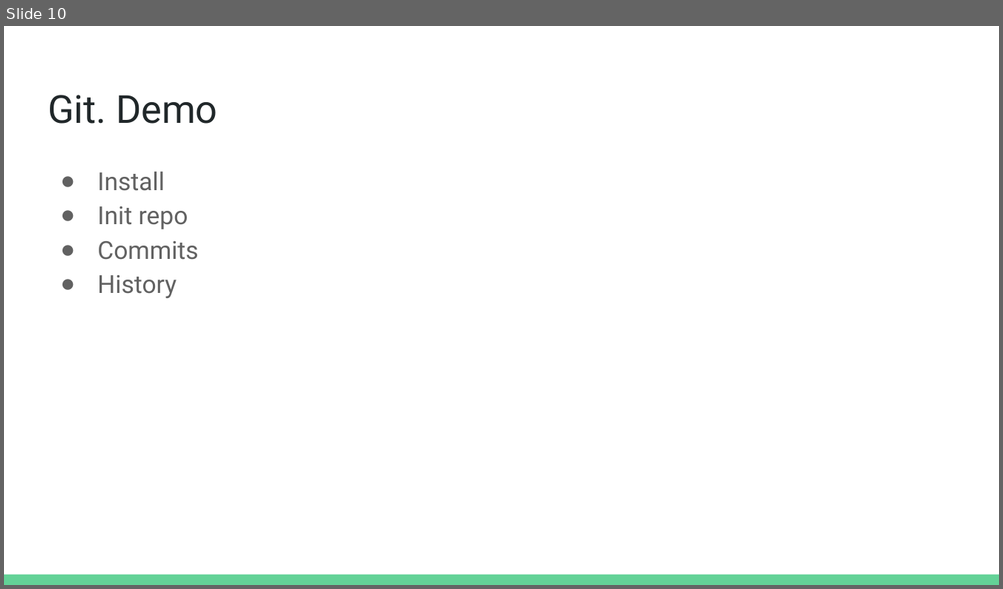
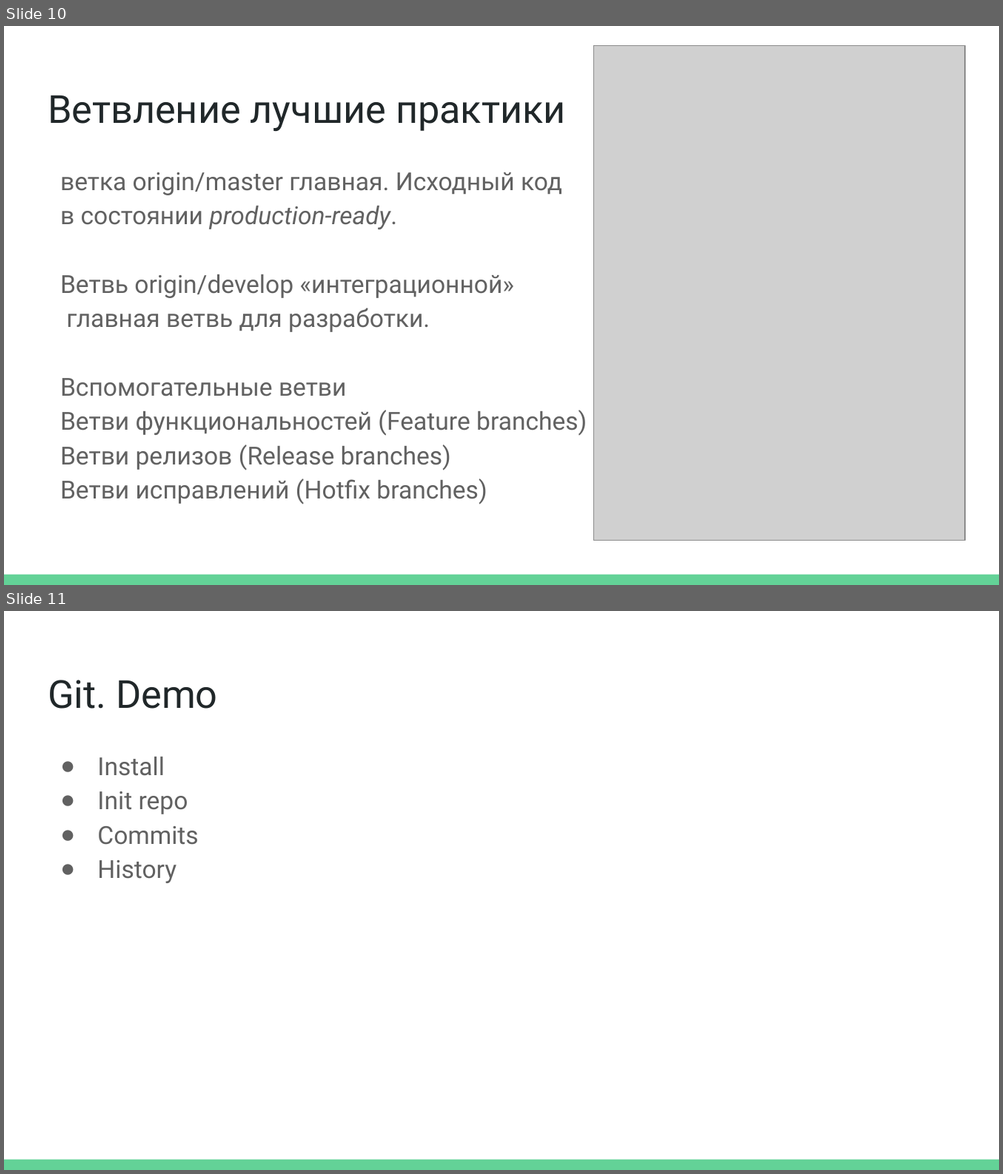
Before and after one commit to Homln/Python, a slide deck: 02.GIT.Homitsevich.pptx. Shown one above the other, each under a label of ours: slide 10 before the commit, slides 10 and 11 after it. The pictures are 1003x589 and 1003x1174 pixels, drawn with LibreOffice and Linux fonts; fonts in the diff are those of the drawing; grey boxes stand for pictures. Boxes give left, top, right and bottom in pixels: in the first picture for what was removed or moved away, otherwise in the second. Text is boxed around its words. In the diff, an @@ line names an element or a change of style, - is before the commit and + after.

```diff
--- a/02.GIT.Homitsevich.pptx
+++ b/02.GIT.Homitsevich.pptx
@@ slide 10 added at <box>4,26,999,585</box>, background #FFFFFF; not listed: 1 template element that a slide beside it also shows @@
@@ picture added at <box>594,46,965,541</box> @@
@@ title added at <box>48,96,566,131</box>, 28 pt, text #202729 @@
+Ветвление лучшие практики
@@ text added at <box>60,173,586,505</box>, 18 pt, text #616161 @@
+ветка origin/master главная. Исходный код
+в состоянии production-ready.
+Ветвь origin/develop «интеграционной»
+главная ветвь для разработки.
+Вспомогательные ветви
+Ветви функциональностей (Feature branches)
+Ветви релизов (Release branches)
+Ветви исправлений (Hotfix branches)
@@ what was slide 10 is now slide 11 @@
```
Also in this commit, not shown: 1 slide changed, 1 other file.
